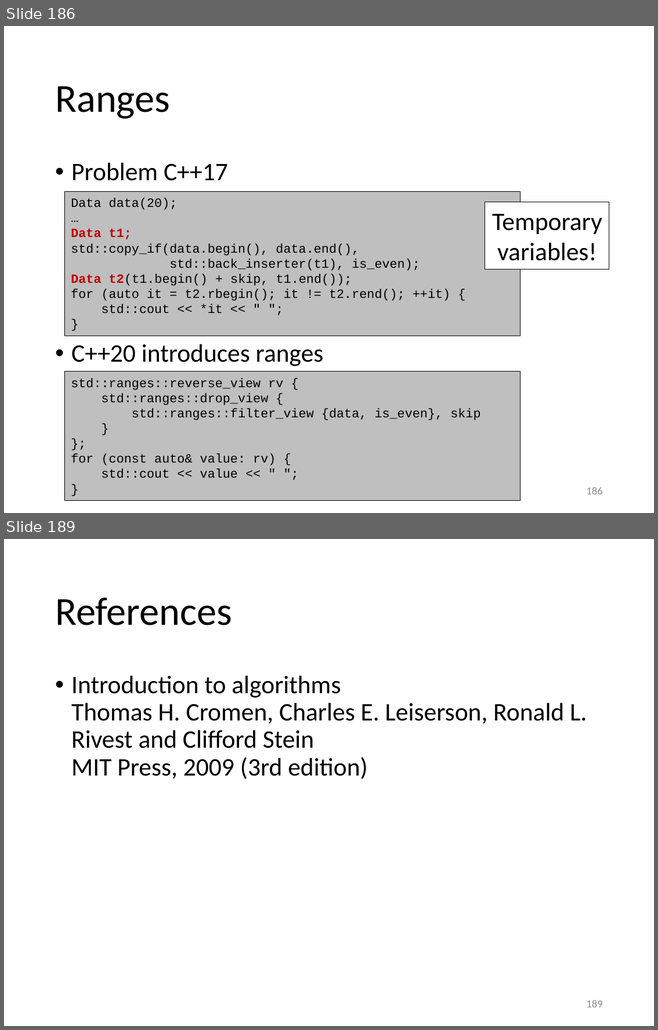
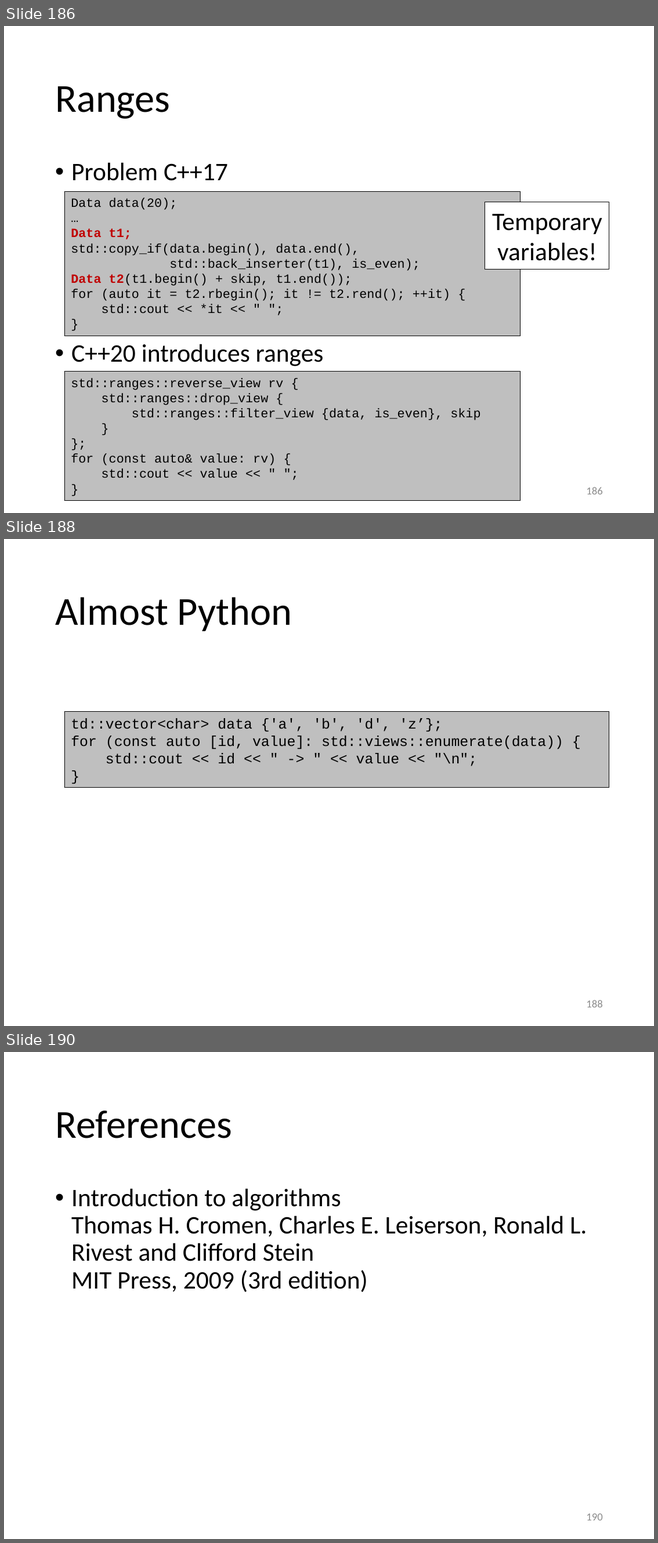
Before and after one commit to gjbex/Scientific-C-plus-plus, a slide deck: scientific_cpp.pptx. Shown one above the other, each under a label of ours: slides 186 and 189 before the commit, slides 186, 188 and 190 after it; the slides between them are not shown. The pictures are 658x1030 and 658x1543 pixels, drawn with LibreOffice and Linux fonts; fonts in the diff are those of the drawing. Boxes give left, top, right and bottom in pixels: in the first picture for what was removed or moved away, otherwise in the second. Text is boxed around its words. In the diff, an @@ line names an element or a change of style, - is before the commit and + after.

```diff
--- a/scientific_cpp.pptx
+++ b/scientific_cpp.pptx
@@ slide 188 added at box(4, 539, 654, 1026), background #FFFFFF @@
@@ title added at box(55, 597, 292, 631), 44 pt, text #000000 @@
+Almost Python
@@ rectangle added at box(64, 711, 609, 788), fill #BFBFBF, outline #000000 0.75 pt, 16 pt, text #000000 @@
+td::vector<char> data {'a', 'b', 'd', 'z’};
+for (const auto [id, value]: std::views::enumerate(data)) {
+std::cout << id << " -> " << value << "\n";
+}
@@ page number added at box(586, 1000, 602, 1008), 12 pt, text #8C8C8C @@
+188
@@ what was slide 189 is now slide 190 @@
@@ page number at box(586, 1514, 602, 1521): text changed @@
-189
+190
```
Also in this commit, not shown: 4 slides changed.
